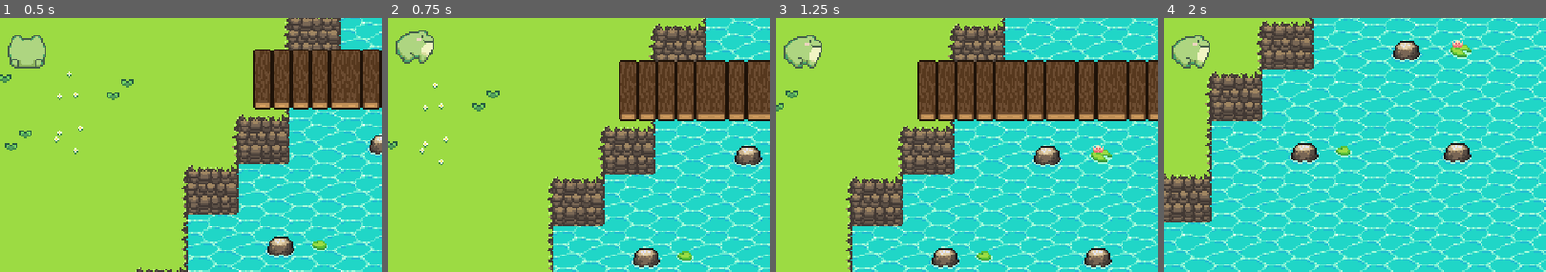
Above: before the commit, frames 1-4 (left to right).
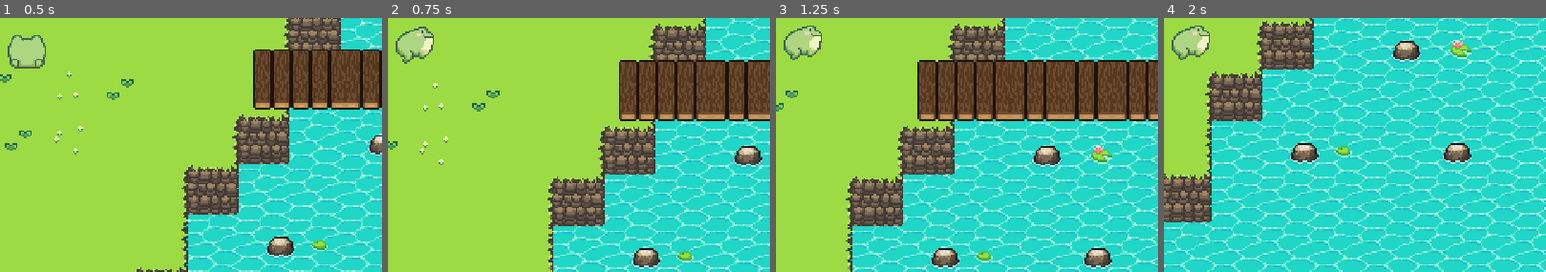
Above: after the commit, the same moments.

Repository: perimeterr/DDS-game-output-1
Game: Godot game, scene res://game_level.tscn
Same seed, same stepped clock (60 frames per second), same inputs: the game is played once before the commit and once after it.
Inputs:
- Up to frame 1 (0.5 s): no input
- Up to frame 2 (0.75 s): tap Enter at 0.5 s; hold D (right) from 0.53 s (still down)
- Up to frame 3 (1.25 s): keep holding D (right)
- Up to frame 4 (2 s): release D (right) at 1.28 s; hold S (down) from 1.28 s (still down)
The pictures show only the part of the screen within x 46-96%, y 44-94%; the shares and areas given below are measured in that part.

Frame 1 is identical in both runs. In frame 2, 0.5% of the frame differs, in the area x 2-12%, y 3-19%; in frame 3, 1.1%; in frame 4, 1.1%, in the area x 2-12%, y 3-20%.

Commit message:
fixed frog animations

Diff:
--- a/player.tscn
+++ b/player.tscn
@@ -32,7 +32,7 @@
 "times": PackedFloat32Array(0, 0.2),
 "transitions": PackedFloat32Array(1, 1),
 "update": 1,
-"values": [0, 1]
+"values": [24, 25]
 }
 
 [sub_resource type="Animation" id="Animation_1jxqw"]
@@ -49,7 +49,7 @@
 "times": PackedFloat32Array(0, 0.2),
 "transitions": PackedFloat32Array(1, 1),
 "update": 1,
-"values": [8, 9]
+"values": [16, 17]
 }
 
 [sub_resource type="Animation" id="Animation_b26j0"]
@@ -66,7 +66,7 @@
 "times": PackedFloat32Array(0, 0.2),
 "transitions": PackedFloat32Array(1, 1),
 "update": 1,
-"values": [12, 13]
+"values": [8, 9]
 }
 
 [sub_resource type="Animation" id="Animation_sweqy"]
@@ -83,13 +83,14 @@
 "times": PackedFloat32Array(0, 0.2),
 "transitions": PackedFloat32Array(1, 1),
 "update": 1,
-"values": [4, 5]
+"values": [0, 1]
 }
 
 [sub_resource type="Animation" id="Animation_hqtel"]
 resource_name = "walk_down"
 length = 0.4
 loop_mode = 1
+step = 0.05
 tracks/0/type = "value"
 tracks/0/imported = false
 tracks/0/enabled = true
@@ -97,16 +98,17 @@
 tracks/0/interp = 1
 tracks/0/loop_wrap = true
 tracks/0/keys = {
-"times": PackedFloat32Array(0, 0.2),
-"transitions": PackedFloat32Array(1, 1),
+"times": PackedFloat32Array(0, 0.05, 0.1, 0.15, 0.2, 0.25, 0.3, 0.35),
+"transitions": PackedFloat32Array(1, 1, 1, 1, 1, 1, 1, 1),
 "update": 1,
-"values": [2, 3]
+"values": [24, 25, 26, 27, 28, 29, 30, 31]
 }
 
-[sub_resource type="Animation" id="Animation_dw050"]
-resource_name = "walk_left"
+[sub_resource type="Animation" id="Animation_2hs0m"]
+resource_name = "walk_up"
 length = 0.4
 loop_mode = 1
+step = 0.05
 tracks/0/type = "value"
 tracks/0/imported = false
 tracks/0/enabled = true
@@ -114,16 +116,17 @@
 tracks/0/interp = 1
 tracks/0/loop_wrap = true
 tracks/0/keys = {
-"times": PackedFloat32Array(0, 0.2),
-"transitions": PackedFloat32Array(1, 1),
+"times": PackedFloat32Array(0, 0.05, 0.1, 0.15, 0.2, 0.25, 0.3, 0.35),
+"transitions": PackedFloat32Array(1, 1, 1, 1, 1, 1, 1, 1),
 "update": 1,
-"values": [10, 11]
+"values": [0, 1, 2, 3, 4, 5, 6, 7]
 }
 
-[sub_resource type="Animation" id="Animation_n7ghd"]
+[sub_resource type="Animation" id="Animation_dw050"]
 resource_name = "walk_right"
 length = 0.4
 loop_mode = 1
+step = 0.05
 tracks/0/type = "value"
 tracks/0/imported = false
 tracks/0/enabled = true
@@ -131,16 +134,17 @@
 tracks/0/interp = 1
 tracks/0/loop_wrap = true
 tracks/0/keys = {
-"times": PackedFloat32Array(0, 0.2),
-"transitions": PackedFloat32Array(1, 1),
+"times": PackedFloat32Array(0, 0.05, 0.1, 0.15, 0.2, 0.25, 0.3, 0.35),
+"transitions": PackedFloat32Array(1, 1, 1, 1, 1, 1, 1, 1),
 "update": 1,
-"values": [14, 15]
+"values": [8, 9, 10, 11, 12, 13, 14, 15]
 }
 
-[sub_resource type="Animation" id="Animation_2hs0m"]
-resource_name = "walk_up"
+[sub_resource type="Animation" id="Animation_n7ghd"]
+resource_name = "walk_left"
 length = 0.4
 loop_mode = 1
+step = 0.05
 tracks/0/type = "value"
 tracks/0/imported = false
 tracks/0/enabled = true
@@ -148,10 +152,10 @@
 tracks/0/interp = 1
 tracks/0/loop_wrap = true
 tracks/0/keys = {
-"times": PackedFloat32Array(0, 0.2),
-"transitions": PackedFloat32Array(1, 1),
+"times": PackedFloat32Array(0, 0.05, 0.1, 0.15, 0.2, 0.25, 0.3, 0.35),
+"transitions": PackedFloat32Array(1, 1, 1, 1, 1, 1, 1, 1),
 "update": 1,
-"values": [6, 7]
+"values": [16, 17, 18, 19, 20, 21, 22, 23]
 }
 
 [sub_resource type="AnimationLibrary" id="AnimationLibrary_nvl01"]
@@ -162,8 +166,8 @@
 &"idle_right": SubResource("Animation_b26j0"),
 &"idle_up": SubResource("Animation_sweqy"),
 &"walk_down": SubResource("Animation_hqtel"),
-&"walk_left": SubResource("Animation_dw050"),
-&"walk_right": SubResource("Animation_n7ghd"),
+&"walk_left": SubResource("Animation_n7ghd"),
+&"walk_right": SubResource("Animation_dw050"),
 &"walk_up": SubResource("Animation_2hs0m")
 }
 
